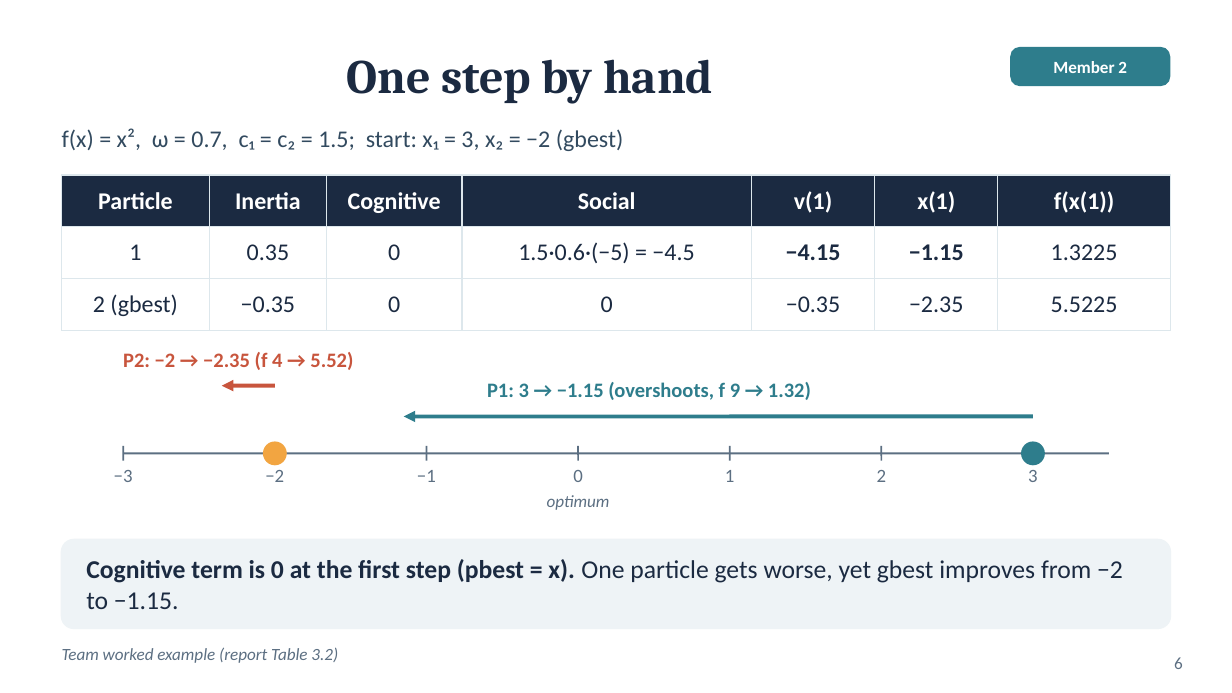
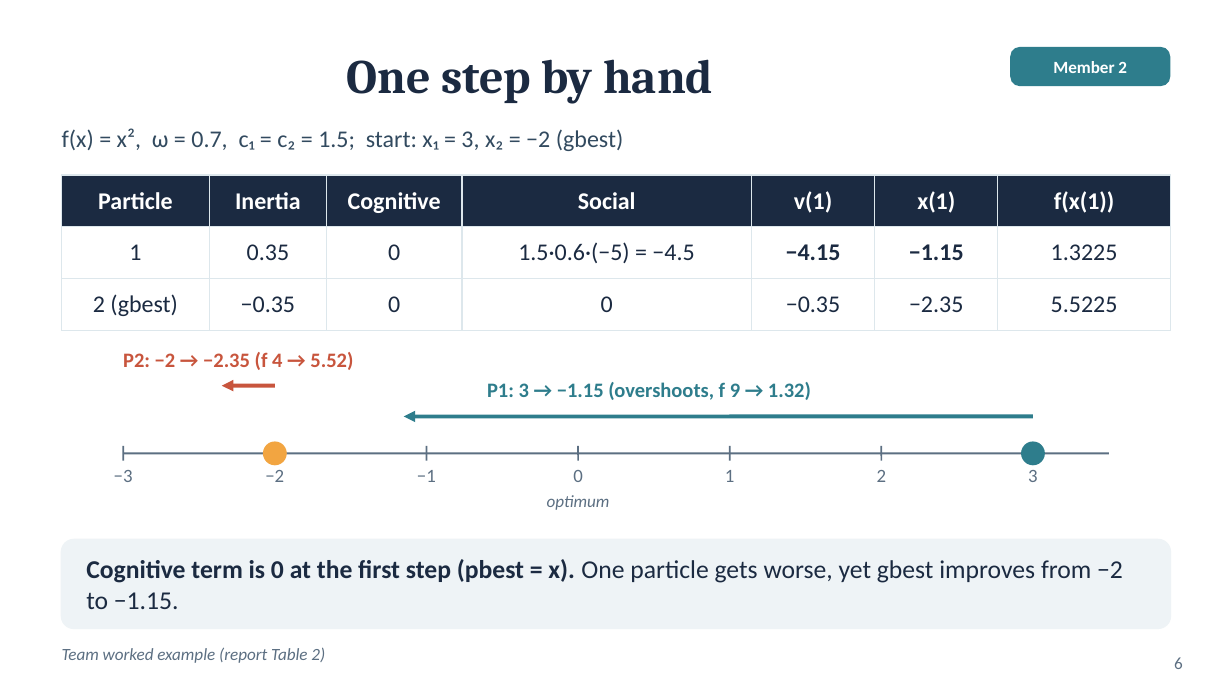
Before and after one commit to huynhhuuphucminh/Seminar-AI, a slide deck: slide 6 of 05_Slide/Slide_Seminar_PSO.pptx. Drawn at 1232x693 pixels with LibreOffice and Linux fonts; fonts in the diff are those of the drawing. Boxes give left, top, right and bottom in pixels: in the first picture for what was removed or moved away, otherwise in the second. Text is boxed around its words. In the diff, an @@ line names an element or a change of style, - is before the commit and + after.

```diff
--- a/05_Slide/Slide_Seminar_PSO.pptx
+++ b/05_Slide/Slide_Seminar_PSO.pptx
@@ text at <box>62,647,325,663</box>: text changed @@
-Team worked example (report Table 3.2)
+Team worked example (report Table 2)
```
Also in this commit, not shown: 6 other slides changed, 1 other file.
